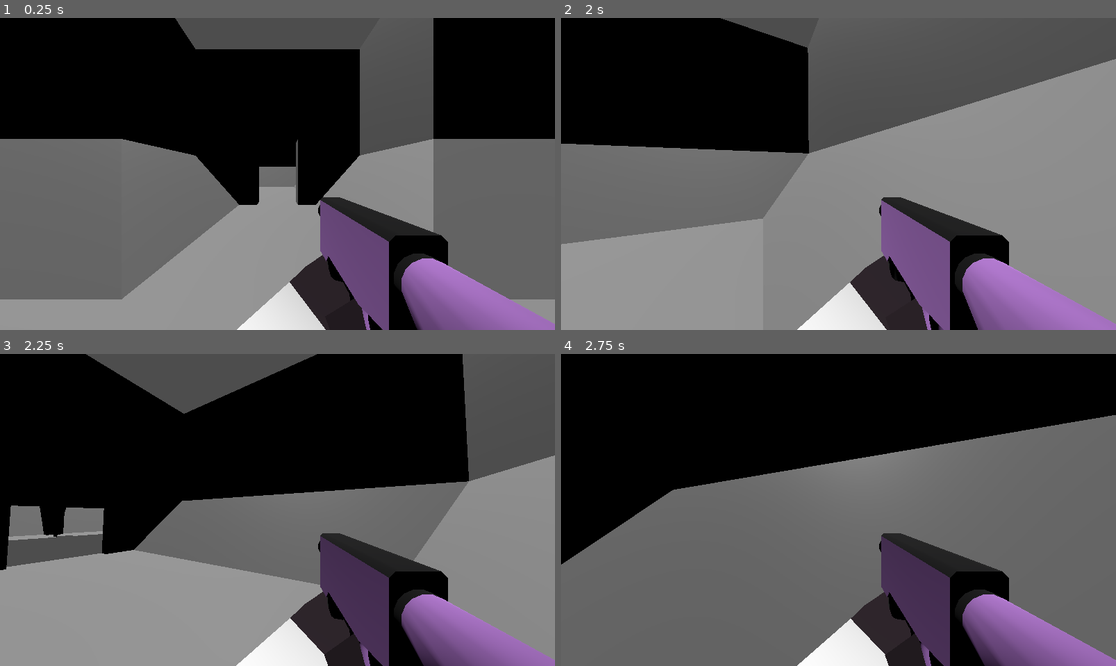
Above: before the commit, frames 1-4 (two rows, left to right).
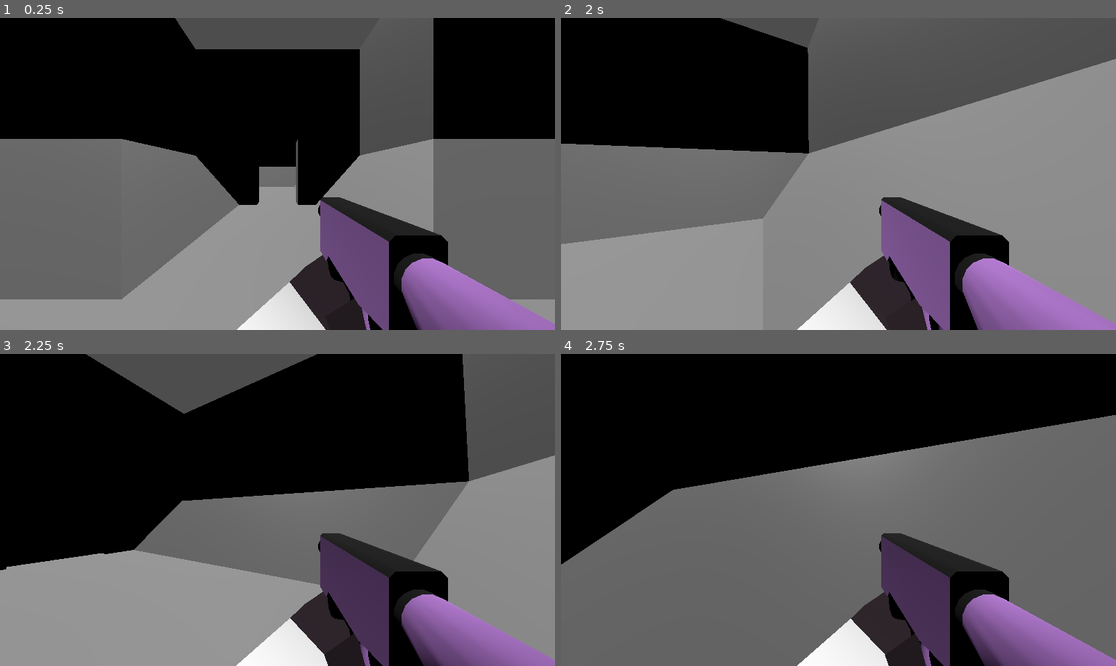
Above: after the commit, the same moments.

Repository: dairycultist/CityZoomer
Game: Godot game, scene res://level/level.tscn
The game is run twice, just before and just after one commit, with the same random seed, the same clock (stepped at 60 frames per second) and the same inputs.
Inputs (mouse positions are in pixels of both pictures, inside the frame that each line leads up to):
- Up to frame 1 (0.25 s): no input
- Up to frame 2 (2 s): tap Enter at 0.5 s; move the mouse to (832, 180) at 0.52 s; hold W (walk_up) from 0.53 s (still down); tap Space (jump) at 0.77, 1.52 s; move the mouse to (877, 177) at 1.27 s
- Up to frame 3 (2.25 s): keep holding W (walk_up); move the mouse to (233, 506) at 2.02 s
- Up to frame 4 (2.75 s): keep holding W (walk_up)

Frames 1-2 are identical in both runs. In frame 3, 2.5% of the frame differs, in the area x 1-19%, y 48-69%; in frame 4, nothing differs.

Commit message:
Door stopper model

Diff:
--- a/level/level.tscn
+++ b/level/level.tscn
@@ -1,10 +1,11 @@
-[gd_scene load_steps=7 format=3 uid="uid://bd1sgkptmj0mo"]
+[gd_scene load_steps=8 format=3 uid="uid://bd1sgkptmj0mo"]
 
 [ext_resource type="PackedScene" uid="uid://ng6xdry7dssv" path="res://player/player.tscn" id="1_jc008"]
 [ext_resource type="PackedScene" uid="uid://uxxs8gbdixvg" path="res://level/rooms/x_corridor.tscn" id="3_qohg2"]
 [ext_resource type="PackedScene" uid="uid://ckbjcqa54o60r" path="res://level/rooms/corridor_long.tscn" id="4_ktfr2"]
 [ext_resource type="PackedScene" uid="uid://feuupdd0i41y" path="res://level/rooms/corridor_short.tscn" id="5_44x8d"]
 [ext_resource type="PackedScene" uid="uid://bf7q6ax2tbckl" path="res://level/rooms/l_corridor.tscn" id="6_44x8d"]
+[ext_resource type="PackedScene" uid="uid://doqykuv3o7j0x" path="res://level/rooms/door_stopper.tscn" id="7_ivpvi"]
 [ext_resource type="Script" uid="uid://bf34brm263fl6" path="res://level/level_placer.gd" id="7_tnb0d"]
 
 [node name="GameScene" type="Node3D"]
@@ -22,4 +23,6 @@
 
 [node name="LevelPlacer" type="StaticBody3D" parent="."]
 script = ExtResource("7_tnb0d")
+spawn_room = ExtResource("3_qohg2")
 rooms = Array[PackedScene]([ExtResource("3_qohg2"), ExtResource("4_ktfr2"), ExtResource("5_44x8d"), ExtResource("6_44x8d")])
+door_stopper = ExtResource("7_ivpvi")
--- a/level/level_placer.gd
+++ b/level/level_placer.gd
@@ -1,5 +1,6 @@
 extends StaticBody3D
 
+@export var spawn_room: PackedScene
 @export var rooms: Array[PackedScene]
 @export var door_stopper: PackedScene
 
@@ -8,7 +9,7 @@
 func _ready() -> void:
 
 	# must handle spawn room differently since it isn't placed off of a door
-	var room: Node3D = rooms[0].instantiate()
+	var room: Node3D = spawn_room.instantiate()
 	add_child(room)
 
 	var doors := get_doors(room)
--- /dev/null
+++ b/level/rooms/door_stopper.tscn
@@ -0,0 +1,13 @@
+[gd_scene load_steps=3 format=3 uid="uid://doqykuv3o7j0x"]
+
+[ext_resource type="ArrayMesh" uid="uid://bwcq4gb5ebnml" path="res://level/rooms/door_stopper.obj" id="1_5l0k5"]
+
+[sub_resource type="ConcavePolygonShape3D" id="ConcavePolygonShape3D_5l0k5"]
+data = PackedVector3Array(-0.9956, -0.0034, 0, 0.9956, -0.0034, 0, -0.9956, 3.181, 0, -0.9956, 3.181, 0, 0.9956, -0.0034, 0, 0.9956, 3.181, 0)
+
+[node name="DoorStopper" type="CollisionShape3D"]
+shape = SubResource("ConcavePolygonShape3D_5l0k5")
+
+[node name="Mesh" type="MeshInstance3D" parent="."]
+mesh = ExtResource("1_5l0k5")
+skeleton = NodePath("../..")
Not shown, added: level/rooms/door_stopper.mtl
Not shown, added: level/rooms/door_stopper.obj
Not shown, added: level/rooms/door_stopper.obj.import
